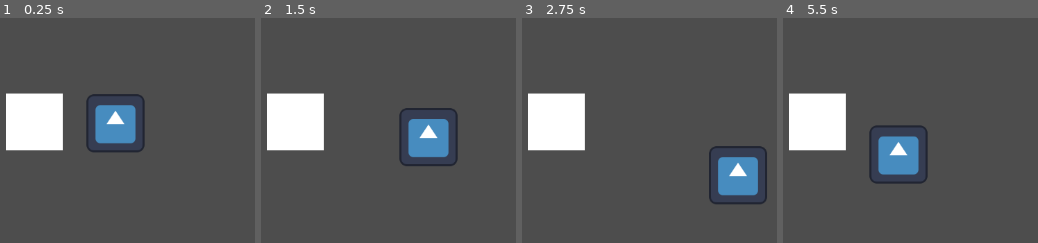
Above: before the commit, frames 1-4 (left to right).
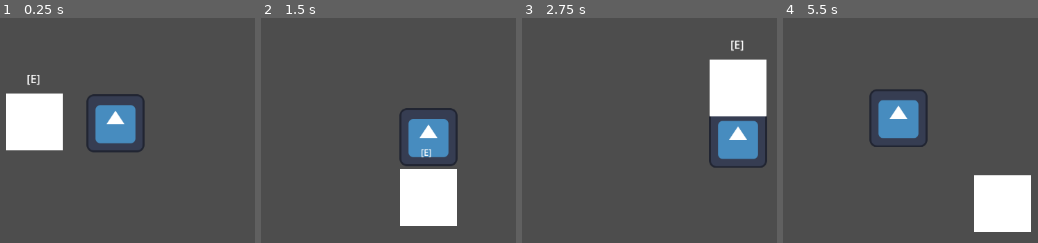
Above: after the commit, the same moments.

Repository: madsonmms/item-module
Game: Godot game, scene res://playground.tscn
The game is run twice, just before and just after one commit, with the same random seed, the same clock (stepped at 60 frames per second) and the same inputs. The engine's default icon, where the game draws it, is replaced by a stand-in: a white triangle on a blue panel in a dark square.
Inputs:
- Up to frame 1 (0.25 s): no input
- Up to frame 2 (1.5 s): tap Enter at 0.5 s; hold Right (right) 0.53-1.28 s; hold E (interact) 0.53-1.28 s; hold Down (down) from 1.28 s (still down); tap E (interact) at 1.35 s
- Up to frame 3 (2.75 s): release Down (down) at 2.03 s; hold Right (right) from 2.03 s (still down); hold E (interact) from 2.03 s (still down)
- Up to frame 4 (5.5 s): release Right (right) at 2.78 s; release E (interact) at 2.78 s; hold Up (up) 2.78-3.53 s; tap E (interact) at 2.85, 4.35 s; hold E (interact) 3.53-4.28 s; hold Left (left) 3.53-5.03 s; hold Down (down) from 5.03 s (still down); hold E (interact) from 5.03 s (still down)

The runs differ from the first frame. In frame 1, 0.1% of the frame differs, in the area x 10-16%, y 25-30%; in frame 2, 12%; in frame 3, 18%; in frame 4, 18%, in the area x 2-98%, y 31-96%.

Commit message:
Organizing project

Diff:
--- a/InteractComponent.tscn
+++ b/Components/InteractComponent.tscn
@@ -1,6 +1,6 @@
 [gd_scene load_steps=2 format=3 uid="uid://broexg0aje63j"]
 
-[ext_resource type="Script" uid="uid://c6jr2erx156a5" path="res://interact_component.gd" id="1_ju87f"]
+[ext_resource type="Script" uid="uid://c6jr2erx156a5" path="res://Components/interact_component.gd" id="1_ju87f"]
 
 [node name="CarryComponent" type="Area2D"]
 script = ExtResource("1_ju87f")
--- a/interact_component.gd
+++ b/Components/interact_component.gd
@@ -34,7 +34,6 @@
 
 	if success:
 		interaction_completed.emit(available_item)
-
 
 	return success
 
@@ -114,7 +113,7 @@
 func _on_item_nearby(body: Node2D) -> void:
 	var item = body.get_parent() as Item
 
-	if not item or not item.interaction_area.active:
+	if not item or not item.is_interactable:
 		return
 
 	available_item = item
--- a/ItemInteraction.tscn
+++ /dev/null
@@ -1,6 +0,0 @@
-[gd_scene load_steps=2 format=3 uid="uid://l2royxwcttg7"]
-
-[ext_resource type="Script" uid="uid://dkh1m2dh54hy8" path="res://item_interaction.gd" id="1_5ifea"]
-
-[node name="BaseItem" type="Area2D"]
-script = ExtResource("1_5ifea")
--- a/Caixa.tscn
+++ b/Itens/Caixa/Caixa.tscn
@@ -1,7 +1,7 @@
 [gd_scene load_steps=7 format=3 uid="uid://dh0v6rvbe8iua"]
 
-[ext_resource type="Script" uid="uid://ppb4pfkmxbom" path="res://caixa.gd" id="1_vlhcn"]
-[ext_resource type="PackedScene" uid="uid://l2royxwcttg7" path="res://ItemInteraction.tscn" id="2_xxku7"]
+[ext_resource type="Script" uid="uid://ppb4pfkmxbom" path="res://Itens/Caixa/caixa.gd" id="1_vlhcn"]
+[ext_resource type="Script" uid="uid://dkh1m2dh54hy8" path="res://Itens/interaction_area.gd" id="2_u4p45"]
 
 [sub_resource type="Gradient" id="Gradient_wt17y"]
 colors = PackedColorArray(1, 1, 1, 1, 1, 1, 1, 1)
@@ -9,8 +9,8 @@
 [sub_resource type="GradientTexture2D" id="GradientTexture2D_m8u5f"]
 gradient = SubResource("Gradient_wt17y")
 
-[sub_resource type="CircleShape2D" id="CircleShape2D_wt17y"]
-radius = 103.23759
+[sub_resource type="CircleShape2D" id="CircleShape2D_ina7d"]
+radius = 109.004585
 
 [sub_resource type="RectangleShape2D" id="RectangleShape2D_vlhcn"]
 size = Vector2(82, 82)
@@ -28,20 +28,22 @@
 scale = Vector2(1.28125, 1.28125)
 texture = SubResource("GradientTexture2D_m8u5f")
 
-[node name="InteractionArea" parent="." node_paths=PackedStringArray("interaction_label") instance=ExtResource("2_xxku7")]
+[node name="InteractionArea" type="Area2D" parent="." node_paths=PackedStringArray("interaction_label")]
 collision_layer = 4
+script = ExtResource("2_u4p45")
 interaction_label = NodePath("Label")
+metadata/_custom_type_script = "uid://dkh1m2dh54hy8"
 
 [node name="CollisionShape2D" type="CollisionShape2D" parent="InteractionArea"]
-shape = SubResource("CircleShape2D_wt17y")
+shape = SubResource("CircleShape2D_ina7d")
 
 [node name="Label" type="Label" parent="InteractionArea"]
 visible = false
 offset_left = -11.0
-offset_top = -85.0
+offset_top = -74.0
 offset_right = 29.0
-offset_bottom = -62.0
-text = "[E]"
+offset_bottom = -51.0
+text = "[E] "
 
 [node name="CollisionShape2D" type="CollisionShape2D" parent="."]
 shape = SubResource("RectangleShape2D_vlhcn")
--- /dev/null
+++ b/Itens/InteractionArea.tscn
@@ -0,0 +1,6 @@
+[gd_scene load_steps=2 format=3 uid="uid://l2royxwcttg7"]
+
+[ext_resource type="Script" uid="uid://dkh1m2dh54hy8" path="res://Itens/interaction_area.gd" id="1_13cww"]
+
+[node name="BaseItem" type="Area2D"]
+script = ExtResource("1_13cww")
--- a/item_interaction.gd
+++ b/Itens/interaction_area.gd
@@ -2,10 +2,10 @@
 extends Area2D
 
 @export_group("Interaction Configuration")
-@export var active: bool = true
-@export var interaction_label: Label
+@export var interaction_label: Label # For debug and stuff
 
-# Called when the node enters the scene tree for the first time.
+@onready var parent = get_parent()
+
 func _ready() -> void:
 
 	area_entered.connect(_on_area_entered)
@@ -17,13 +17,14 @@
 
 	var body = interaction_component.get_parent()
 
-	if body.is_in_group("Player") and active:
-		_show_interaction_label()
+	if body.is_in_group("Player") and parent.is_interactable:
+		if interaction_label:
+			_show_interaction_label()
 	pass
 
 func _on_area_exited(interaction_component: Node) -> void:
 	var body = interaction_component.get_parent()
-	if body.is_in_group("Player") and active:
+	if body.is_in_group("Player") and parent.is_interactable:
 		_hide_interaction_label()
 	pass
 
--- a/item.gd
+++ b/Itens/item.gd
@@ -3,6 +3,7 @@
 
 enum ItemType {CARRY, PICKUP, INTERACT, PROP}
 @export var item_type: ItemType = ItemType.INTERACT
+@export var is_interactable : bool = true
 @export var interaction_area: InteractionArea
 @export var collision: CollisionShape2D
 
@@ -32,3 +33,8 @@
 
 func _on_drop_started(_carrier: CharacterBody2D) -> void:
 	push_warning("_on_drop_started() não implementado em: ", name)
+
+
+# CONFIGURATION #
+func set_interactable(value: bool) -> void:
+	is_interactable = value
--- a/player.gd
+++ b/player.gd
@@ -26,7 +26,6 @@
 
 func _input(event: InputEvent) -> void:
 	if event.is_action_pressed("interact"):
-
 		interact_component.try_interact()
 
 	#if event.is_action_pressed("ui_cancel"):  # ESC
--- a/player.tscn
+++ b/player.tscn
@@ -2,7 +2,7 @@
 
 [ext_resource type="Script" uid="uid://pef4w6w3t1s6" path="res://player.gd" id="1_4flbx"]
 [ext_resource type="Texture2D" uid="uid://cyhccw2c8nnpb" path="res://icon.svg" id="2_onrkg"]
-[ext_resource type="PackedScene" uid="uid://broexg0aje63j" path="res://InteractComponent.tscn" id="3_kne1u"]
+[ext_resource type="PackedScene" uid="uid://broexg0aje63j" path="res://Components/InteractComponent.tscn" id="3_kne1u"]
 
 [sub_resource type="RectangleShape2D" id="RectangleShape2D_i3pqv"]
 size = Vector2(85, 86)
--- a/playground.tscn
+++ b/playground.tscn
@@ -1,7 +1,7 @@
 [gd_scene load_steps=3 format=3 uid="uid://bd3hxsa4ri8ms"]
 
 [ext_resource type="PackedScene" uid="uid://dd3a3bv82gp6h" path="res://player.tscn" id="1_rupst"]
-[ext_resource type="PackedScene" uid="uid://dh0v6rvbe8iua" path="res://Caixa.tscn" id="2_wt17y"]
+[ext_resource type="PackedScene" uid="uid://dh0v6rvbe8iua" path="res://Itens/Caixa/Caixa.tscn" id="2_wt17y"]
 
 [node name="Playground" type="Node2D"]
 
--- a/project.godot
+++ b/project.godot
@@ -10,7 +10,7 @@
 
 [application]
 
-config/name="Inventory Module"
+config/name="Hands Module"
 run/main_scene="uid://bd3hxsa4ri8ms"
 config/features=PackedStringArray("4.5", "GL Compatibility")
 config/icon="res://icon.svg"
Renamed: interact_component.gd.uid -> Components/interact_component.gd.uid
Renamed: caixa.gd -> Itens/Caixa/caixa.gd
Renamed: caixa.gd.uid -> Itens/Caixa/caixa.gd.uid
Renamed: item_interaction.gd.uid -> Itens/interaction_area.gd.uid
Renamed: item.gd.uid -> Itens/item.gd.uid
